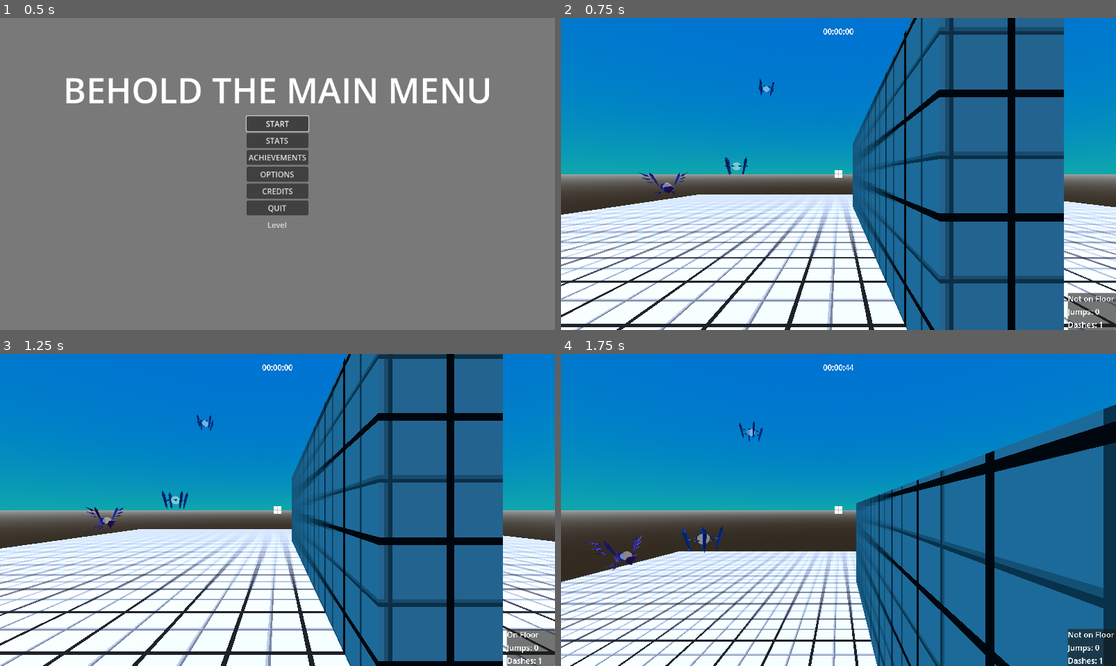
Above: before the commit, frames 1-4 (two rows, left to right).
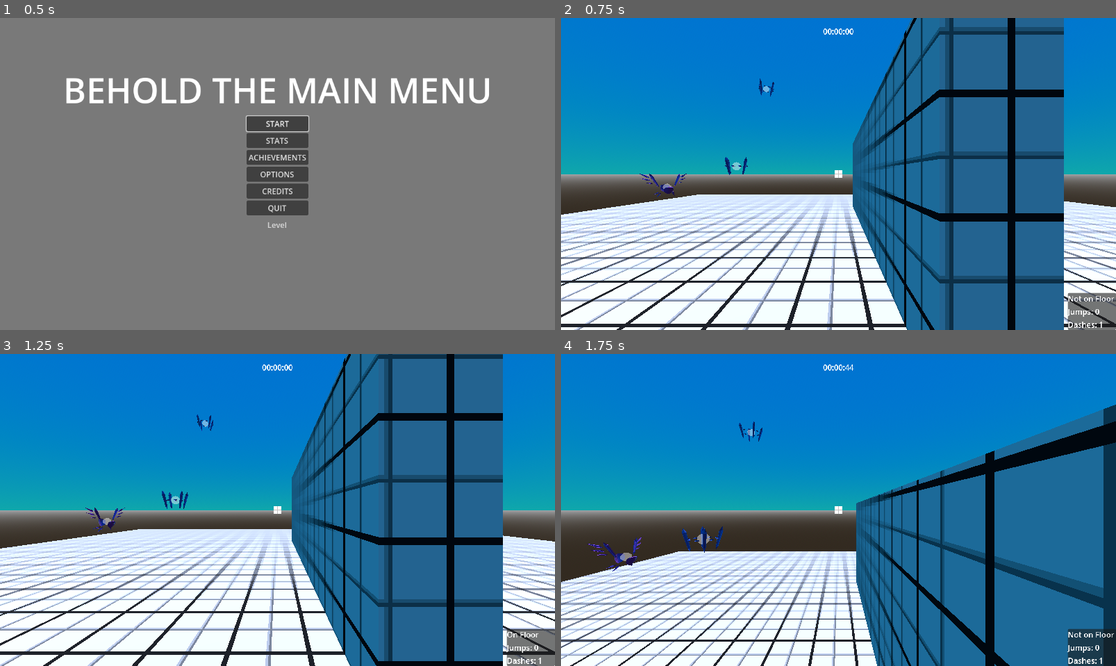
Above: after the commit, the same moments.

Repository: lucasrumney94/GodotGoneWild
Game: Godot game, scene res://Main/main_menu.tscn
Same seed, same stepped clock (60 frames per second), same inputs: the game is played once before the commit and once after it. The engine's default icon, where the game draws it, is replaced by a stand-in: a white triangle on a blue panel in a dark square.
Inputs (mouse positions are in pixels of both pictures, inside the frame that each line leads up to):
- Up to frame 1 (0.5 s): no input
- Up to frame 2 (0.75 s): click "START" at 0.5 s
- Up to frame 3 (1.25 s): no input
- Up to frame 4 (1.75 s): move the mouse to (866, 510) at 1.27 s; hold W (move_forward) from 1.28 s (still down); click (866, 510) at 1.35 s; tap Space (jump) at 1.52 s

Frame 1 is identical in both runs. In frame 2, 0.1% of the frame differs, in the area x 14-23%, y 49-58%; in frame 3, 0.1%; in frame 4, 0.2%, in the area x 4-15%, y 58-70%.

Commit message:
added pathing for mobile enemy

Diff:
--- a/godot-wild-tower/Objects/Enemies/MobileEnemy.tscn
+++ b/godot-wild-tower/Objects/Enemies/MobileEnemy.tscn
@@ -1,7 +1,8 @@
-[gd_scene load_steps=43 format=4 uid="uid://c08aetbdbnjbc"]
+[gd_scene load_steps=44 format=4 uid="uid://c08aetbdbnjbc"]
 
 [ext_resource type="Script" path="res://Objects/Enemies/mobileenemy.gd" id="1_mogi5"]
 [ext_resource type="PackedScene" uid="uid://bonck86xrxwj0" path="res://Objects/Enemies/outliner_component.tscn" id="2_ols3i"]
+[ext_resource type="PackedScene" path="res://Objects/Enemies/Elohim.glb" id="2_qkh8i"]
 [ext_resource type="Shader" path="res://Objects/Enemies/outline_shader.gdshader" id="3_bpq0n"]
 [ext_resource type="Script" path="res://Objects/Enemies/death_component.gd" id="4_f2uvk"]
 [ext_resource type="PackedScene" uid="uid://deydyoodbbk77" path="res://Objects/Enemies/explosion_particles.tscn" id="5_x5ve6"]
@@ -605,11 +606,19 @@
 transform = Transform3D(1, 0, 0, 0, 1, 0, 0, 0, 1, 0, 1.35, 0)
 shape = SubResource("CylinderShape3D_8n1er")
 
+[node name="MeshInstance3D" type="MeshInstance3D" parent="."]
+transform = Transform3D(1, 0, 0, 0, 1, 0, 0, 0, 1, 0, 0.5, 0)
+visible = false
+
+[node name="Elohim" parent="." instance=ExtResource("2_qkh8i")]
+transform = Transform3D(1, 0, 0, 0, 1, 0, 0, 0, 1, 0, 0, -0.05)
+visible = false
+
 [node name="MobileEnemy" type="Node3D" parent="."]
 transform = Transform3D(1, 0, 0, 0, 1, 0, 0, 0, 1, 0, 0.75, 0)
 
 [node name="Core" type="MeshInstance3D" parent="MobileEnemy" groups=["explode"]]
-transform = Transform3D(1, 0, 0, 0, 1, 0, 0, 0, 1, 0, 0.75, 0.05)
+transform = Transform3D(1, 0, 0, 0, 1, 0, 0, 0, 1, 0, 0.7, 0.05)
 mesh = SubResource("ArrayMesh_kxcgi")
 skeleton = NodePath("")
 
--- a/godot-wild-tower/Objects/Enemies/mobileenemy.gd
+++ b/godot-wild-tower/Objects/Enemies/mobileenemy.gd
@@ -9,13 +9,52 @@
 
 var originalPos: Vector3
 
-# Called when the node enters the scene tree for the first time.
+@export var path_points: Array[Node3D] = []
+@export var loop_path: bool = false
+@export var path_node_tolerance: float = 0.5
+var path_index: int = 0
+var path_direction: int = 1
+
+
 func _ready():
-	pass
+	originalPos = global_position
+
 
 func _physics_process(delta: float) -> void:
-	# calculate velocity
-	velocity = direction * distance * (sin(Time.get_ticks_msec() / 1000 / period)) * delta;
+	if path_points.size() <= 0:
+		# calculate velocity
+		velocity = direction * distance * (sin(Time.get_ticks_msec() / 1000 / period)) * delta;
+	else:
+		#follow path
+		var target_pos: Vector3 = Vector3.ZERO
+		if path_points.size() == 1:
+			if path_index == 1:
+				target_pos = originalPos
+			else: target_pos = path_points[path_index].global_position
+		else:
+			target_pos = path_points[path_index].global_position
+
+		if global_position.distance_to(target_pos) < path_node_tolerance:
+			if path_points.size() == 1:
+				if path_index == 0:
+					path_index = 1
+				else: path_index = 0
+			else:
+				path_index += path_direction
+				if path_index >= path_points.size():
+					if loop_path:
+						path_index = 0
+					else:
+						path_index -= 2
+						path_direction = -1
+				elif path_index < 0:
+					if loop_path:
+						path_index = path_points.size() - 1
+					else:
+						path_index += 2
+						path_direction = 1
+		var dir = (target_pos - global_position).normalized()
+		velocity = dir * distance * (sin(Time.get_ticks_msec() / 1000 / period)) * delta;
 
 	# SNAP calculate look direction
 	# var lookdir = atan2(velocity.x, velocity.z)
--- a/godot-wild-tower/Objects/Player/player.tscn
+++ b/godot-wild-tower/Objects/Player/player.tscn
@@ -146,7 +146,7 @@
 [node name="TrailParticles" type="CPUParticles3D" parent="."]
 transform = Transform3D(1, 0, 0, 0, 1, 0, 0, 0, 1, 0, 0.5, 0)
 material_override = SubResource("StandardMaterial3D_cj8j1")
-amount = 500
+amount = 50
 draw_order = 1
 mesh = SubResource("SphereMesh_8l60g")
 direction = Vector3(0, 0, 0)
